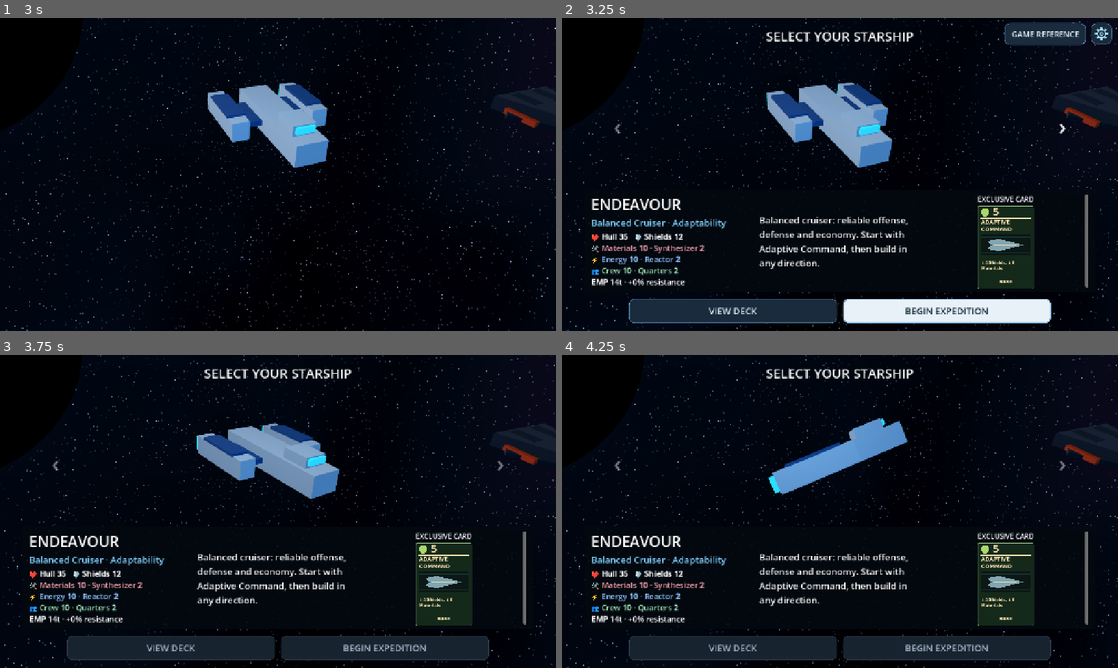
Above: before the commit, frames 1-4 (two rows, left to right).
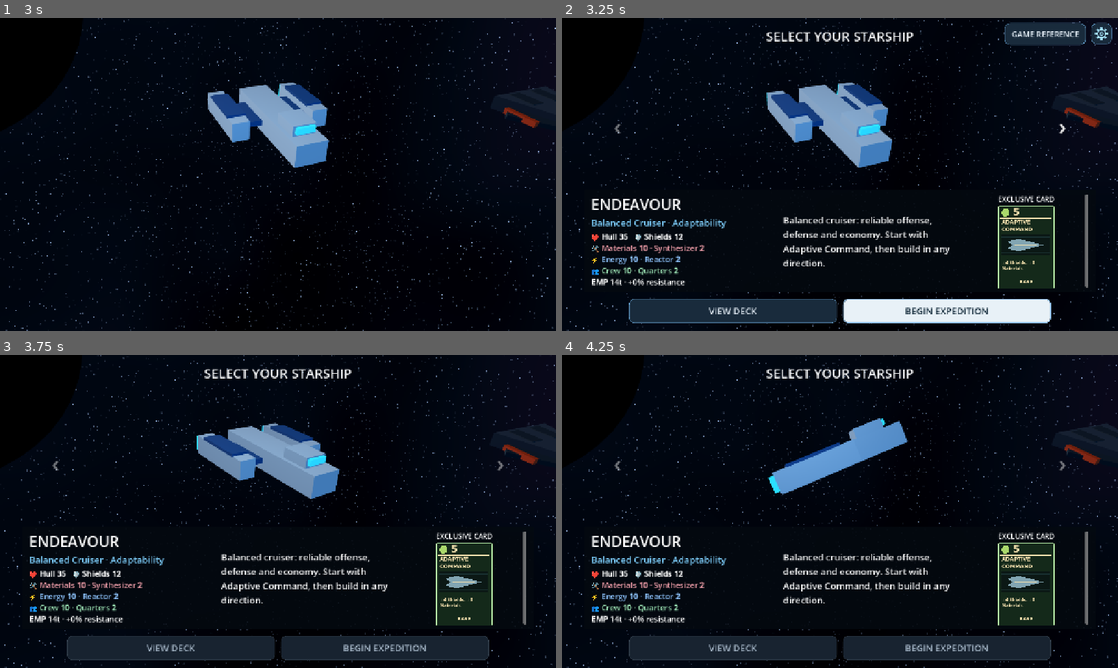
Above: after the commit, the same moments.

Repository: RPGMaster2000/arcospace
Game: Godot game, scene res://scenes/battle_setup.tscn
Two runs of this game, one before a commit and one after it. Both use one fixed random seed, a clock stepped at 60 frames per second and the inputs below. Sound files missing from this copy of the repository are replaced by a short silence.
Inputs (mouse positions are in pixels of both pictures, inside the frame that each line leads up to):
- Up to frame 1 (3 s): tap Enter (ui_accept) at 0.5, 0.77 s; move the mouse to (400, 158) at 0.52 s; hold Right (ui_right) 0.53-1.25 s; tap Tab at 0.6, 2.1 s; click (400, 158) at 0.67 s; drag from (166, 190) to (250, 237) at 1.27 s; move the mouse to (333, 105) at 2.02 s; hold Right (ui_right) 2.03-2.75 s; drag from (250, 237) to (111, 127) at 2.77 s
- Up to frame 2 (3.25 s): no input
- Up to frame 3 (3.75 s): click "BEGIN EXPEDITION" at 3.5 s
- Up to frame 4 (4.25 s): no input

Frame 1 is identical in both runs. In frame 2, 3.8% of the frame differs, in the area x 35-89%, y 56-87%; in frame 3, 3.8%; in frame 4, 3.8%.

Commit message:
Allocate space to stats and reduce compact ship info wrapping

Diff:
--- a/scripts/battle_setup.gd
+++ b/scripts/battle_setup.gd
@@ -118,15 +118,23 @@
 	$Selection/Actions.anchor_left = 0.04 if size.x < 1000 else 0.12
 	$Selection/Actions.anchor_right = 0.96 if size.x < 1000 else 0.88
 	$Selection/Heading.add_theme_font_size_override("font_size", 22 if compact else 30)
-	$Selection/Information/Margin/Scroll/Column/Identity/Name.add_theme_font_size_override("font_size", 25 if compact else 34)
+	var columns: HBoxContainer = $Selection/Information/Margin/Scroll/Column
+	columns.add_theme_constant_override("separation", 8 if compact else 16)
+	var identity: Control = columns.get_node("Identity")
+	var summary: Control = columns.get_node("Description")
+	var signature: Control = columns.get_node("Signature")
+	identity.size_flags_stretch_ratio = 1.35
+	summary.size_flags_stretch_ratio = 1.30
+	signature.size_flags_stretch_ratio = 0.85
+	identity.get_node("Name").add_theme_font_size_override("font_size", (19 if size.x < 800 else 23) if compact else 34)
 	for label in [$Selection/Information/Margin/Scroll/Column/Identity/Role, $Selection/Information/Margin/Scroll/Column/Description]:
-		label.add_theme_font_size_override("font_size", 16 if compact else 21)
+		label.add_theme_font_size_override("font_size", (12 if size.x < 800 else 15) if compact else 21)
 	$Selection/Information/Margin/Scroll/Column/Signature/SignatureHeading.add_theme_font_size_override("font_size", 12 if compact else 16)
 	var available_height: float = size.y * (1.0 - $Selection/Information.anchor_top) - 90.0 - 16.0 - (22.0 if compact else 26.0)
 	if is_instance_valid(signature_portrait):
 		signature_portrait.set_card_scale(clampf(available_height / 294.0, 0.20, 0.70))
 	var stats: RichTextLabel = $Selection/Information/Margin/Scroll/Column/Identity/Stats
-	for font in ["normal_font_size", "bold_font_size"]: stats.add_theme_font_size_override(font, 15 if compact else 18)
+	for font in ["normal_font_size", "bold_font_size"]: stats.add_theme_font_size_override(font, (12 if size.x < 800 else 14) if compact else 18)
 	for button in [deck_button, begin_button, start_button]: button.add_theme_font_size_override("font_size", (14 if size.x < 800 else 16) if compact else 21)
 	settings_button.set_anchors_and_offsets_preset(Control.PRESET_TOP_RIGHT)
 	settings_button.offset_left = -62
